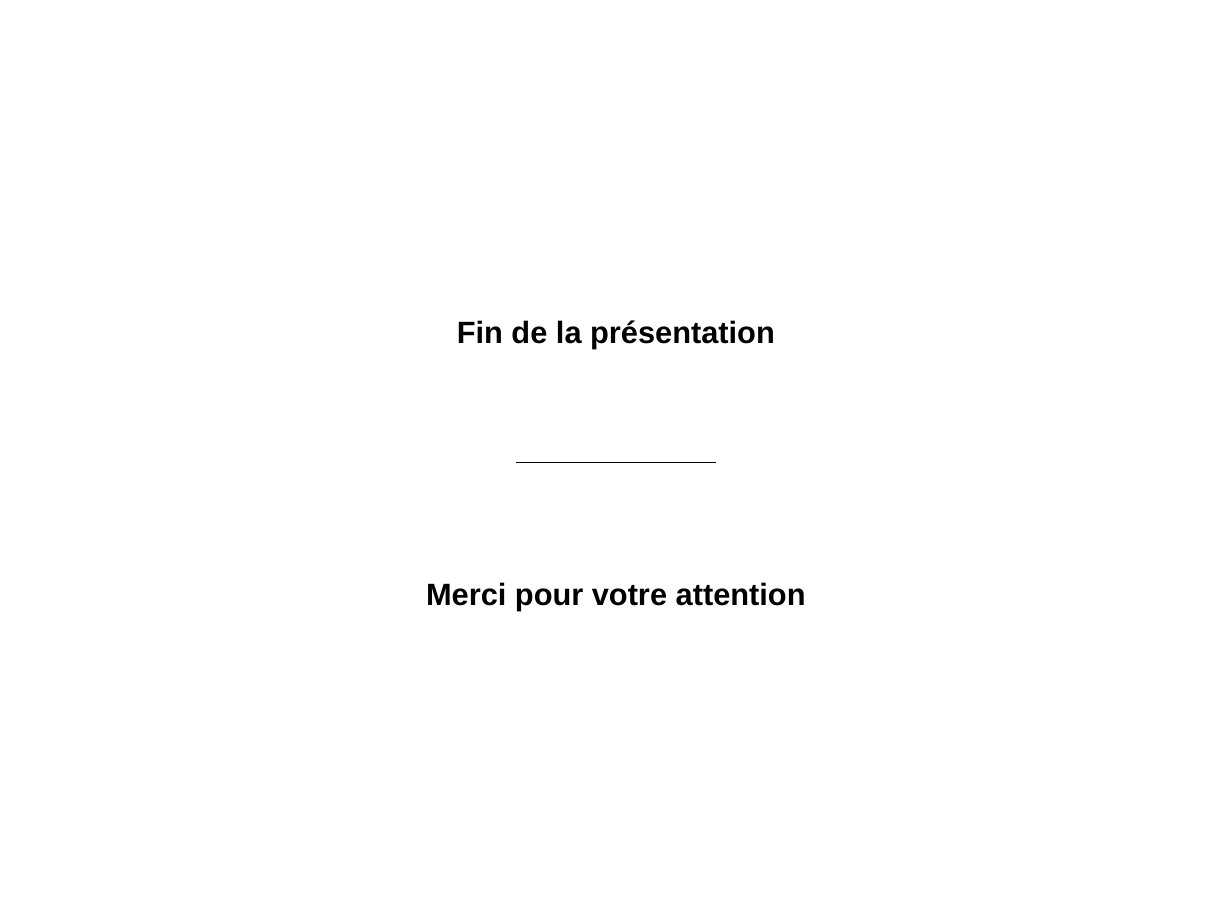
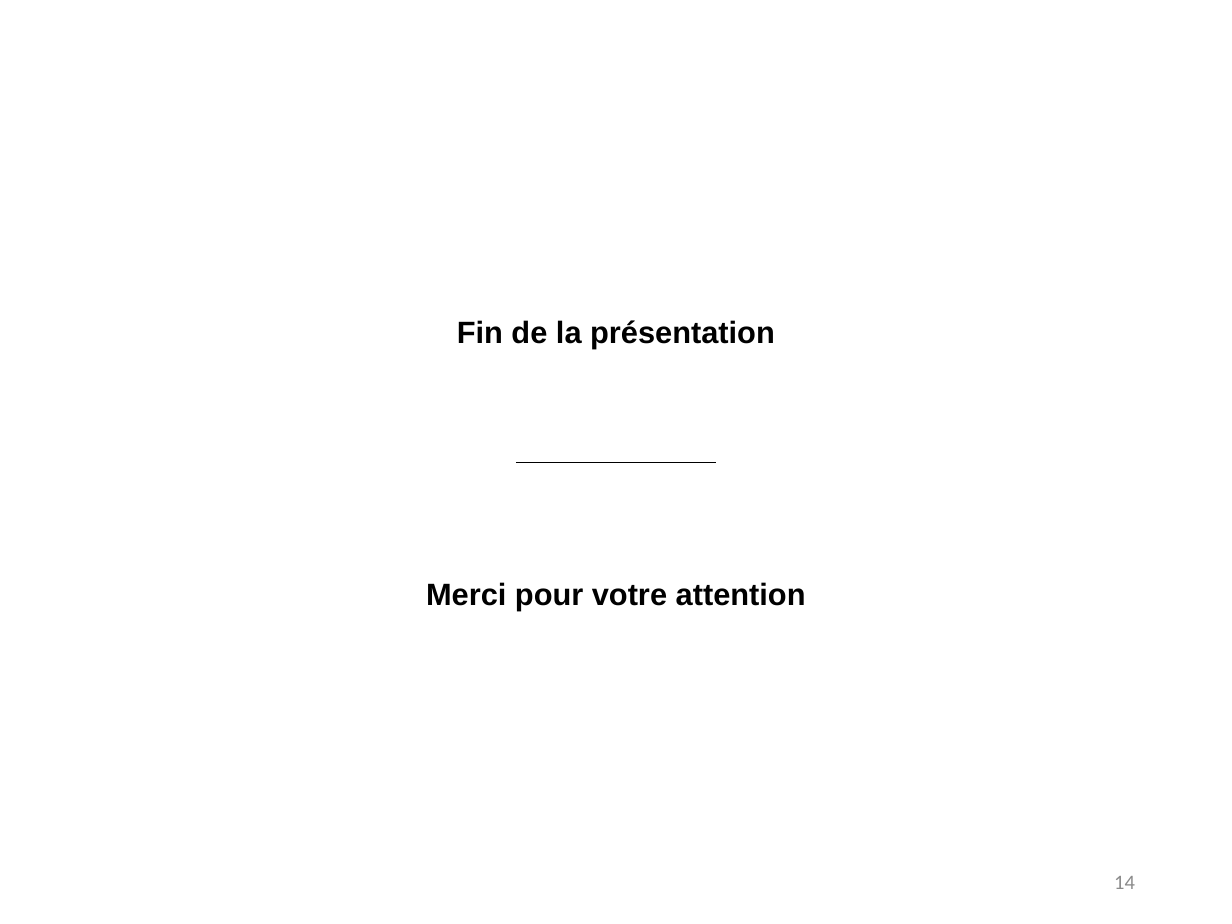
Before and after one commit to Benoit-78/P7_credit_loan_scoring_model, a slide deck: slide 14 of soutenance/P7_soutenance.pptx (slide 8 before the commit). Drawn at 1232x924 pixels with LibreOffice and Linux fonts; fonts in the diff are those of the drawing. Boxes give left, top, right and bottom in pixels: in the first picture for what was removed or moved away, otherwise in the second. Text is boxed around its words. In the diff, an @@ line names an element or a change of style, - is before the commit and + after.

```diff
--- a/soutenance/P7_soutenance.pptx
+++ b/soutenance/P7_soutenance.pptx
@@ page number added at [1114, 876, 1135, 889], 12 pt, text #8C8C8C @@
+14
```
Also in this commit, not shown: 4 other slides changed, 7 slides added, 1 slide removed, 8 other files.
